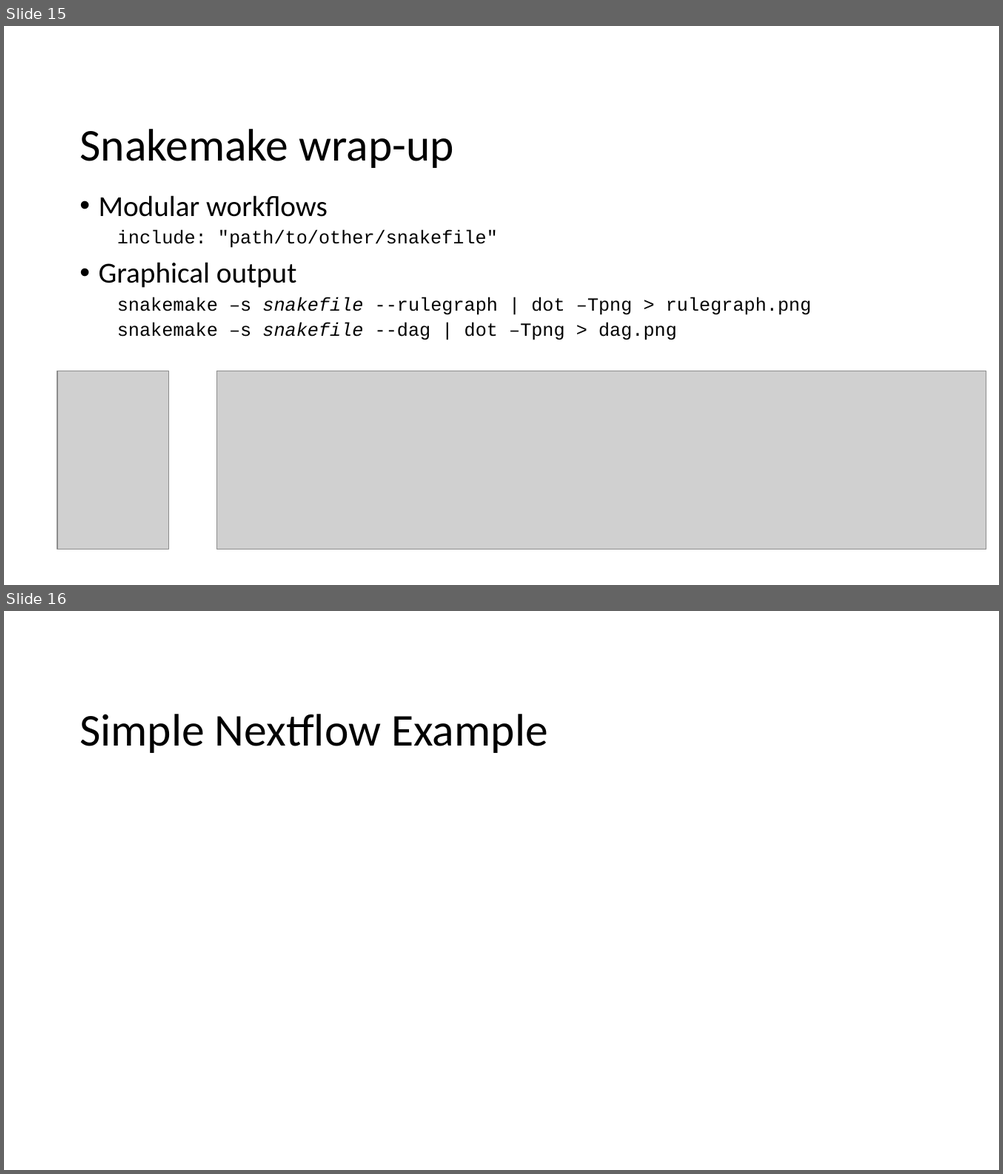
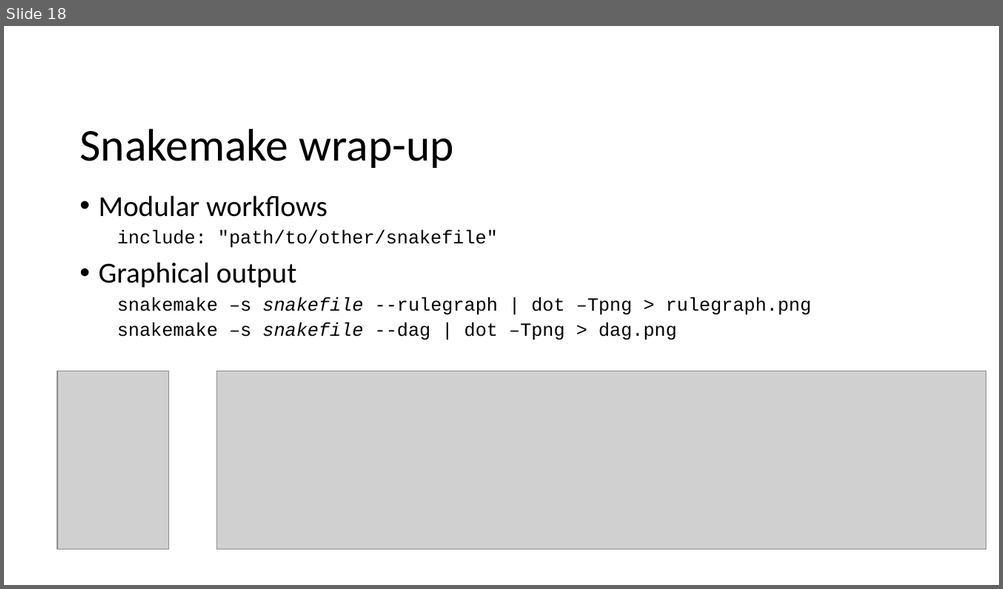
Before and after one commit to CHPC-UofU/rmacc-workflows, a slide deck: slides/workflow_tools.pptx. Shown one above the other, each under a label of ours: slides 15 and 16 before the commit, slide 18 after it. The pictures are 1003x1174 and 1003x589 pixels, drawn with LibreOffice and Linux fonts; fonts in the diff are those of the drawing; grey boxes stand for pictures; background and template pictures are left out. Boxes give left, top, right and bottom in pixels: in the first picture for what was removed or moved away, otherwise in the second. Text is boxed around its words. In the diff, an @@ line names an element or a change of style, - is before the commit and + after.

```diff
--- a/slides/workflow_tools.pptx
+++ b/slides/workflow_tools.pptx
@@ slide 16 removed at [4, 611, 999, 1170], background picture (left out) @@
@@ title removed at [79, 714, 547, 753] @@
-Simple Nextflow Example
@@ what was slide 15 is now slide 18 @@
```
Also in this commit, not shown: 11 slides changed, 6 slides added, 1 other slide removed, 1 other file.
